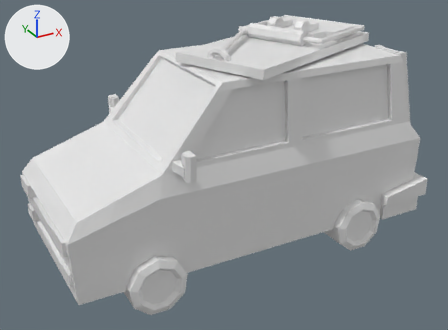
The FBX model Pest Patrol/Assets/Mensen/Tamas/PestBusje.fbx, before and after one commit.
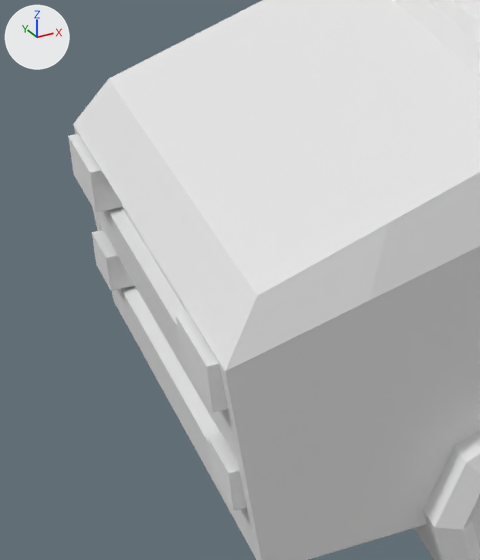
There are two pictures of each version: one whole from a 50 mm camera at (-3.39, -8.81, 6.31) aimed at (2.17, 1.31, 1.26), one close up on the part from 0% to 32% of the width and 41% to 91% of the height. Lighting does not change. The marker at upper left points along +X, +Y and +Z. Where no turn or scale is listed for an object, it has been applied to the vertices. Vertices at the same position are counted once.
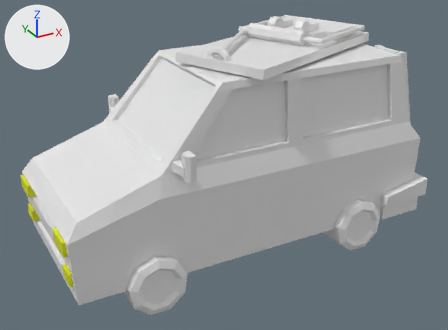
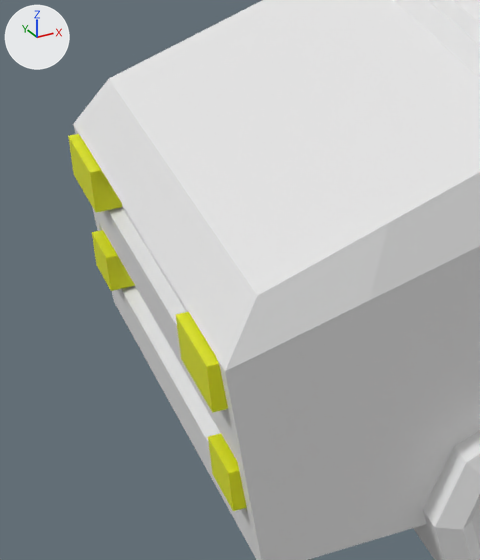
Patch to the scene script:
```diff
--- a/Pest Patrol/Assets/Mensen/Tamas/PestBusje.fbx.py
+++ b/Pest Patrol/Assets/Mensen/Tamas/PestBusje.fbx.py
@@ mat_light @@
+mat_light = principled_material('Light')
+mat_light.base_color = (0.751, 0.8, 0.0)  # yellow #e1e700
@@ mat_material @@
+mat_material = principled_material('Material')
+mat_material.base_color = (0.8, 0.8, 0.8)  # white #e7e7e7
@@ me_cylinder @@
 me_cylinder.from_pydata(...)  # 729 vertices, 614 faces; spans x -4.3..3.47, y -2.04..1.81, z -0.51..4.01
 # used by ob_cylinder; location = (2.769, 1.567, -0.013)
+# me_cylinder part 1: 10 of the faces centred in x -4.3..-4.12, y -1.62..-1.05, z 0.34..1.2 switch from no material to mat_light (yellow #e1e700)
+# me_cylinder part 2: 10 of the faces centred in x -4.3..-4.12, y 0.82..1.39, z 0.34..1.2 switch from no material to mat_light (yellow #e1e700)
+me_cylinder.materials.append(mat_material)  # white #e7e7e7
```

Changed parts and their boxes [x1, y1, x2, y2] in the close-ups (480 x 560 px):
part 1 of me_cylinder, recoloured (white to yellow): [176, 312, 247, 511] in both
part 2 of me_cylinder, recoloured (white to yellow): [68, 134, 135, 291] in both
